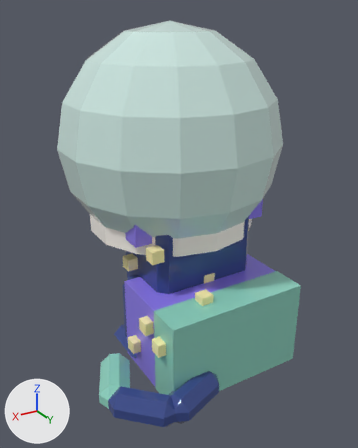
The glTF model assets/cat-cafe/exports/CatCafe_Cat_Aurora_Sit.glb: old version first, new version second.
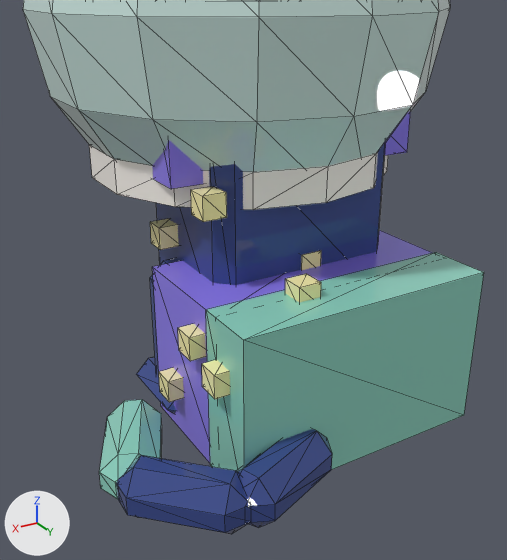
There are two pictures of each version: one whole from a 50 mm camera at (1.53, 2.4, 2.07) aimed at (0.06, -0.05, 0.85), one close up from a 50 mm camera at (1.26, 1.94, 1.42) aimed at (0.15, 0.08, 0.49). The axes (+X, +Y, +Z) are drawn at lower left. The lights are the same throughout. The last two pictures show the newer version. The close-ups show mesh edges as thin lines. Vertices at exactly the same position are counted once.

The first close-up shows 'CatCafe_Cat_Aurora_Sit_Body', 'CatCafe_Cat_Aurora_Sit_Head', 'CatCafe_Cat_Aurora_Sit_Prop', 'CatCafe_Cat_Aurora_Sit_Prop_Glass', 'CatCafe_Cat_Aurora_Sit_Tail'.
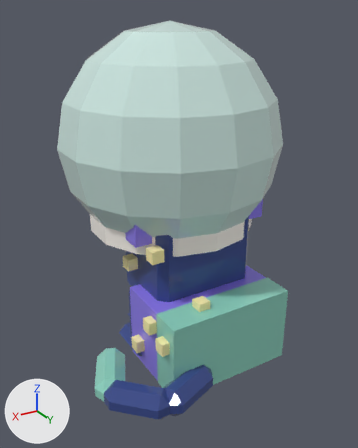
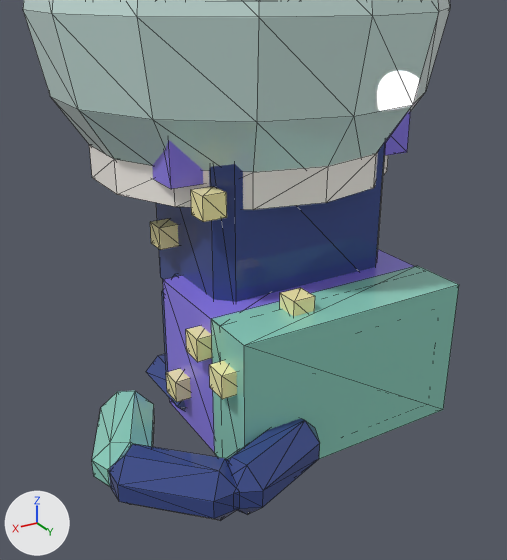
Where the change shows, as pixel boxes (x1, y1, x2, y2) in the close-ups (507 x 560 px; the box of a moved part takes in the faces that stretch with it):
'CatCafe_Cat_Aurora_Sit_Body', reshaped (10% narrower)
    before: (137, 142, 484, 471)
    after: (146, 142, 459, 459)
'CatCafe_Cat_Aurora_Sit_Tail', moved
    before: (99, 400, 332, 534)
    after: (92, 391, 320, 521)
part 1 of me_catcafe_cat_aurora_sit_body, moved or reshaped
    before: (153, 230, 433, 463)
    after: (163, 249, 414, 453)
part 2 of me_catcafe_cat_aurora_sit_body, moved or reshaped
    before: (206, 252, 484, 471)
    after: (211, 266, 459, 459)
part 3 of me_catcafe_cat_aurora_sit_body, moved or reshaped
    before: (159, 368, 184, 402)
    after: (166, 369, 191, 402)
part 4 of me_catcafe_cat_aurora_sit_body, moved or reshaped
    before: (202, 360, 230, 399)
    after: (209, 361, 237, 399)
part 5 of me_catcafe_cat_aurora_sit_body, moved or reshaped
    before: (285, 274, 321, 302)
    after: (280, 288, 315, 316)
part 6 of me_catcafe_cat_aurora_sit_body, moved or reshaped
    before: (178, 324, 206, 361)
    after: (186, 326, 212, 362)
part 7 of me_catcafe_cat_aurora_sit_body, moved or reshaped (not visible afterwards)
    before: (301, 251, 321, 270)
part 8 of me_catcafe_cat_aurora_sit_body, moved or reshaped
    before: (137, 357, 176, 414)
    after: (146, 354, 186, 410)
part 9 of me_catcafe_cat_aurora_sit_body, moved or reshaped
    before: (150, 258, 178, 377)
    after: (162, 274, 178, 372)

The edits, one by one:
me_catcafe_cat_aurora_sit_body is used by ob_catcafe_cat_aurora_sit_body; location (0.0, 0.0, 0.0).
me_catcafe_cat_aurora_sit_body had 200 vertices, 324 faces and spanned x -0.494..0.494, y -0.318..0.534, z 0.0..1.045.
me_catcafe_cat_aurora_sit_body now has 200 vertices, 324 faces and spans x -0.456..0.456, y -0.318..0.472, z 0.0..1.045.
me_catcafe_cat_aurora_sit_body part 1: the loose piece of 8 vertices spanning x -0.442..0.442, y -0.069..0.373, z 0.005..0.546 is scaled about its middle by (0.914, 0.907, 0.895), then moved by (0.0, -0.029, -0.029).
me_catcafe_cat_aurora_sit_body part 2: the loose piece of 8 vertices spanning x -0.447..0.447, y 0.321..0.534, z 0.008..0.551 is scaled about its middle by (0.915, 0.907, 0.895), then moved by (0.0, -0.052, -0.029).
me_catcafe_cat_aurora_sit_body part 3: the loose piece of 8 vertices spanning x 0.418..0.494, y 0.057..0.133, z 0.152..0.228 is moved by (-0.038, -0.029, -0.028).
me_catcafe_cat_aurora_sit_body part 4: the loose piece of 8 vertices spanning x 0.418..0.494, y 0.38..0.456, z 0.342..0.418 is moved by (-0.038, -0.028, -0.028).
me_catcafe_cat_aurora_sit_body part 5: the loose piece of 8 vertices spanning x 0.114..0.19, y 0.342..0.418, z 0.522..0.599 is moved by (0.0, -0.028, -0.057).
me_catcafe_cat_aurora_sit_body part 6: the loose piece of 8 vertices spanning x 0.418..0.494, y 0.228..0.304, z 0.389..0.465 is moved by (-0.038, -0.028, -0.028).
me_catcafe_cat_aurora_sit_body part 7: the loose piece of 8 vertices spanning x -0.038..0.038, y 0.133..0.209, z 0.522..0.599 is moved by (0.0, -0.029, -0.057).
me_catcafe_cat_aurora_sit_body part 8: the loose piece of 16 vertices spanning x 0.237..0.465, y -0.285..0.095, z 0.009..0.114 is moved by (-0.038, 0.0, 0.0).
me_catcafe_cat_aurora_sit_body part 9: 24 of 200 vertices moved; they spanned x -0.427..0.427, y -0.185..0.527, z 0.0..0.532 and now span x -0.389..0.389, y -0.181..0.465, z 0.0..0.475; mean shift (0.0, -0.029, -0.028); largest move (-0.375, 0.475, 0.532) -> (-0.337, 0.413, 0.475).
Other edits to the shape of me_catcafe_cat_aurora_sit_body do not show in these pictures.
Object 'CatCafe_Cat_Aurora_Sit_Tail' (ob_catcafe_cat_aurora_sit_tail) moves from (0.19, 0.513, 0.104) to (0.19, 0.451, 0.104).
